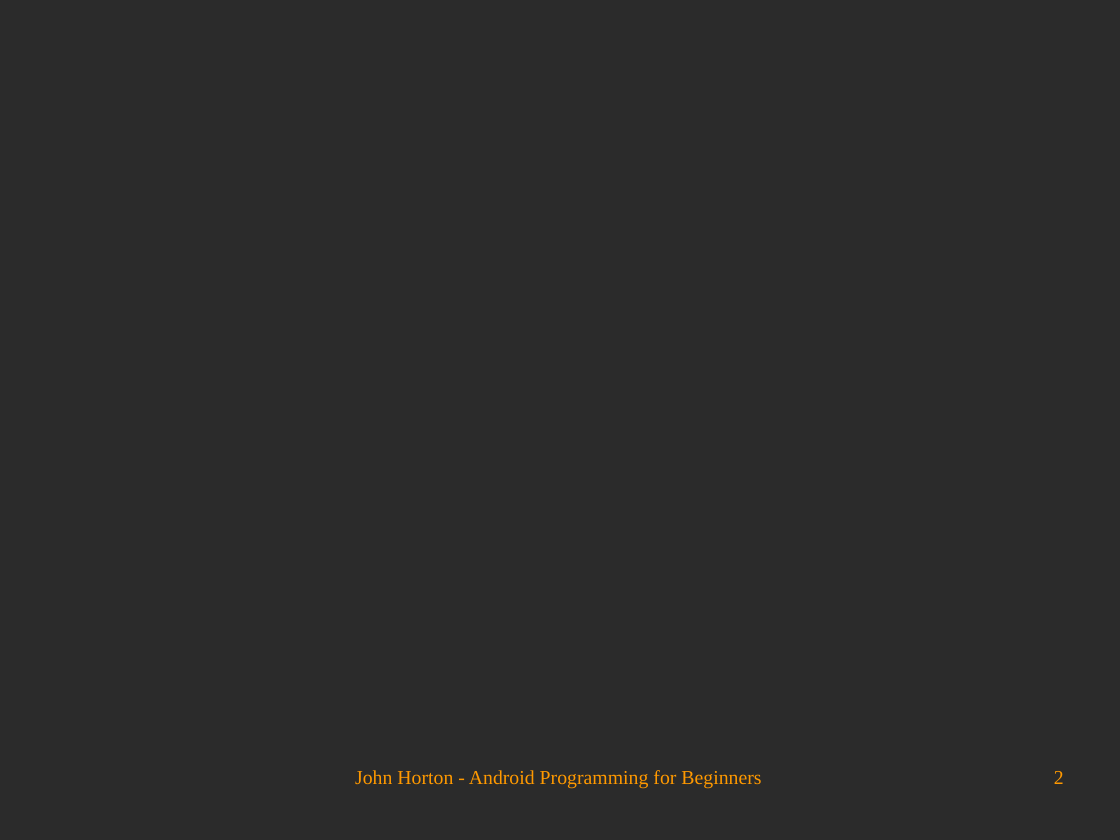
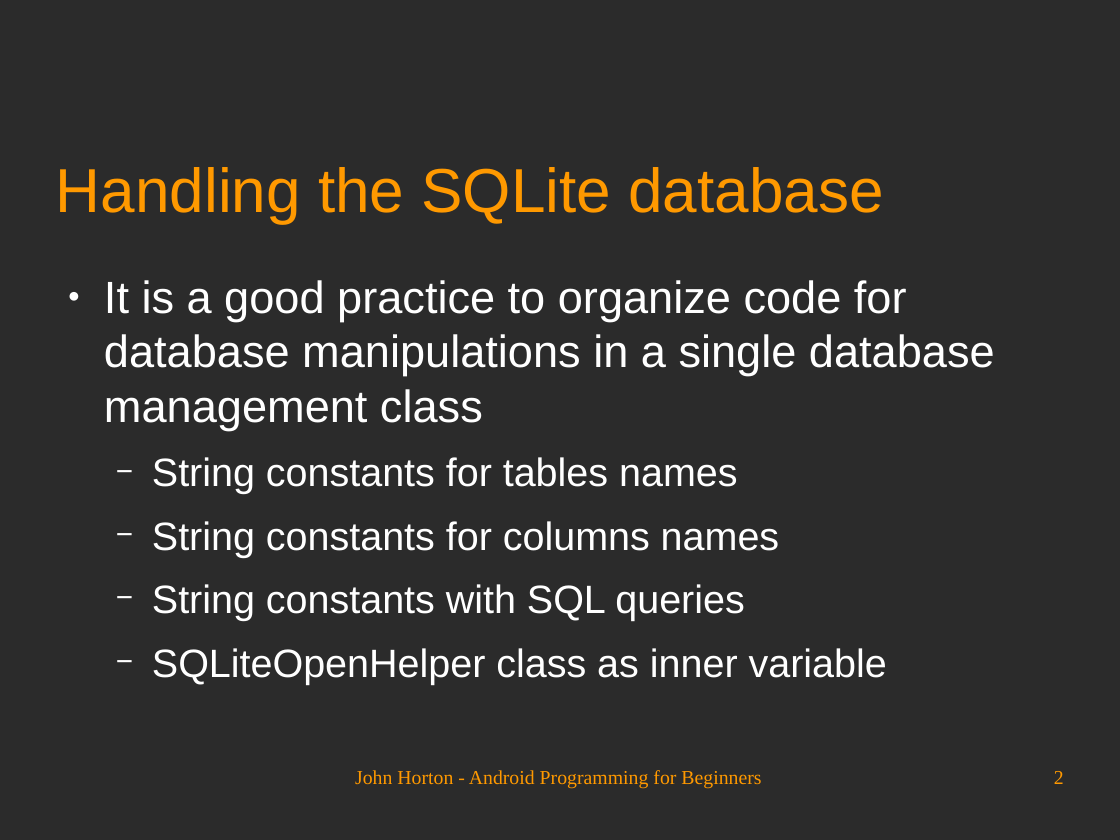
Before and after one commit to Academy-Soft-Intellect/Android-Programming-for-Beginners, a slide deck: slide 2 of 24_Adding_a_Database_to_Where_It_s_Snap.odp. Drawn at 1120x840 pixels with LibreOffice and Linux fonts; fonts in the diff are those of the drawing; background and template pictures are left out; a plain dark background stands for a picture behind light text. Boxes give left, top, right and bottom in pixels: in the first picture for what was removed or moved away, otherwise in the second. Text is boxed around its words. In the diff, an @@ line names an element or a change of style, - is before the commit and + after.

```diff
--- a/24_Adding_a_Database_to_Where_It_s_Snap.odp
+++ b/24_Adding_a_Database_to_Where_It_s_Snap.odp
@@ title added at [56, 167, 883, 223], 44 pt, text #FF9900 @@
+Handling the SQLite database
@@ text added at [104, 280, 995, 684], 28 pt, text #FFFFFF @@
+● It is a good practice to organize code for database manipulations in a single database management class
+  − String constants for tables names
+  − String constants for columns names
+  − String constants with SQL queries
+  − SQLiteOpenHelper class as inner variable
```
Also in this commit, not shown: 1 other slide changed.
